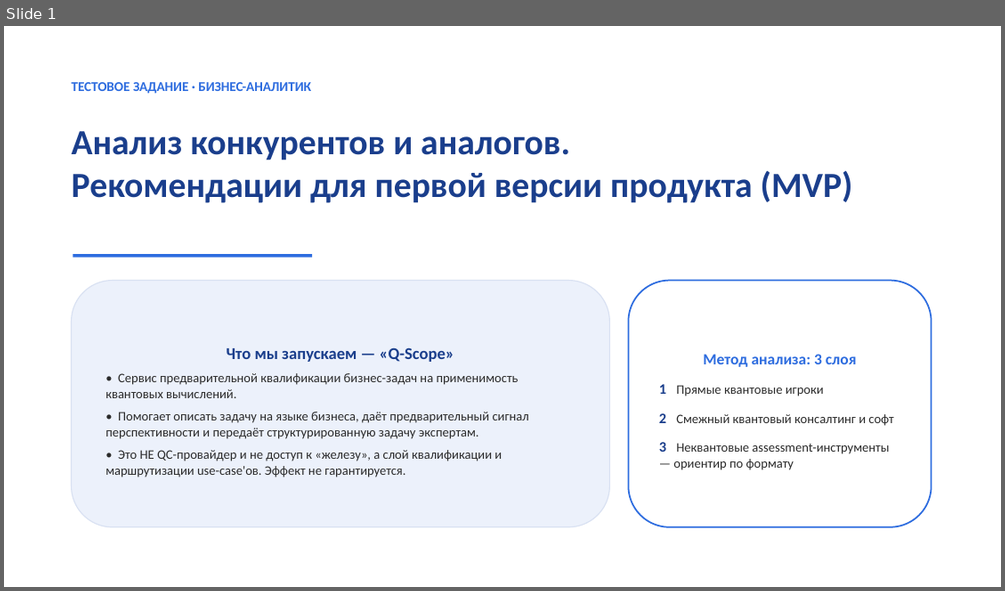
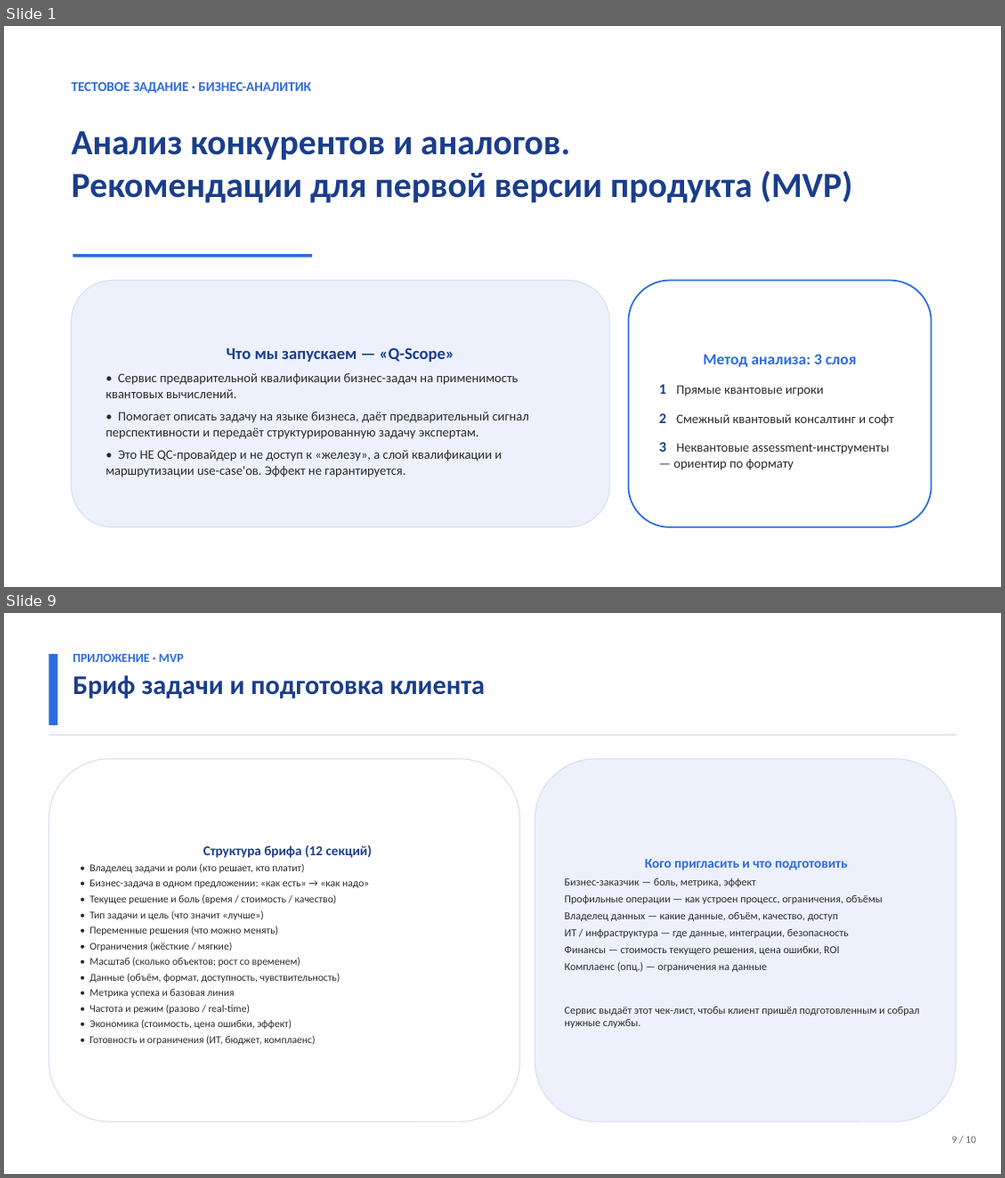
Before and after one commit to artemswede/Claude, a slide deck: quantum-service-competitor-analysis/Анализ-конкурентов-Q-Scope.pptx. Shown one above the other, each under a label of ours: slide 1 before the commit, slides 1 and 9 after it; the slides between them are not shown. The pictures are 1005x591 and 1005x1178 pixels, drawn with LibreOffice and Linux fonts; fonts in the diff are those of the drawing. Boxes give left, top, right and bottom in pixels: in the first picture for what was removed or moved away, otherwise in the second. Text is boxed around its words. In the diff, an @@ line names an element or a change of style, - is before the commit and + after.

```diff
--- a/quantum-service-competitor-analysis/Анализ-конкурентов-Q-Scope.pptx
+++ b/quantum-service-competitor-analysis/Анализ-конкурентов-Q-Scope.pptx
@@ slide 9 added at bbox=[4, 613, 1001, 1174], background #FFFFFF @@
@@ rectangle added at bbox=[48, 654, 57, 725], fill #2D6CDF @@
@@ text added at bbox=[73, 654, 485, 698], 26 pt, text #1A3E8C, bold @@
+ПРИЛОЖЕНИЕ · MVP
+Бриф задачи и подготовка клиента
@@ rectangle added at bbox=[48, 734, 956, 736], fill #D9E1F2 @@
@@ rounded rectangle added at bbox=[48, 759, 520, 1121], fill #FFFFFF, outline #D9E1F2 1 pt, 10 pt, text #2B2B2B @@
+Структура брифа (12 секций)
+• Владелец задачи и роли (кто решает, кто платит)
+• Бизнес-задача в одном предложении: «как есть» → «как надо»
+• Текущее решение и боль (время / стоимость / качество)
+• Тип задачи и цель (что значит «лучше»)
+• Переменные решения (что можно менять)
+• Ограничения (жёсткие / мягкие)
+• Масштаб (сколько объектов; рост со временем)
+• Данные (объём, формат, доступность, чувствительность)
+• Метрика успеха и базовая линия
+• Частота и режим (разово / real-time)
+• Экономика (стоимость, цена ошибки, эффект)
+• Готовность и ограничения (ИТ, бюджет, комплаенс)
@@ rounded rectangle added at bbox=[535, 759, 956, 1121], fill #ECF1FB, outline #D9E1F2 1 pt, 10.3 pt, text #2B2B2B @@
+Кого пригласить и что подготовить
+Бизнес-заказчик — боль, метрика, эффект
+Профильные операции — как устроен процесс, ограничения, объёмы
+Владелец данных — какие данные, объём, качество, доступ
+ИТ / инфраструктура — где данные, интеграции, безопасность
+Финансы — стоимость текущего решения, цена ошибки, ROI
+Комплаенс (опц.) — ограничения на данные
+Сервис выдаёт этот чек-лист, чтобы клиент пришёл подготовленным и собрал нужные службы.
@@ text added at bbox=[952, 1135, 976, 1143], 10 pt, text #666666 @@
+9 / 10
```
Also in this commit, not shown: 4 slides changed, 4 other slides added, 2 other files.
